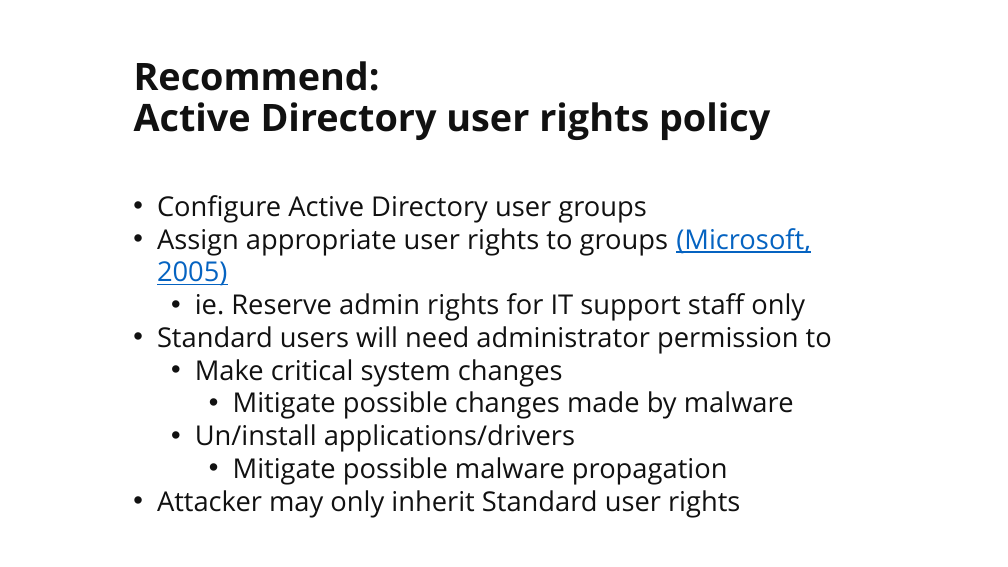
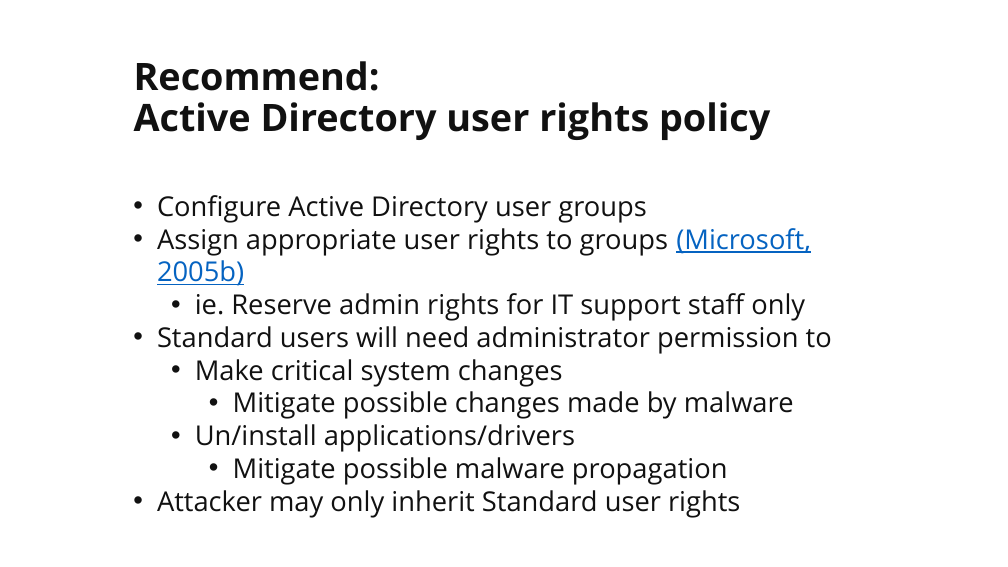
Before and after one commit to martymcflywa/ecu, a slide deck: slide 26 of year_1/sem_2/CSI1101_computer_security/0b_assignment_2_[22MAY15_0900]/dev/CSI1101_PONCE_A2_v02.pptx. Drawn at 1008x567 pixels with LibreOffice and Linux fonts; fonts in the diff are those of the drawing. Boxes give left, top, right and bottom in pixels: in the first picture for what was removed or moved away, otherwise in the second. Text is boxed around its words. In the diff, an @@ line names an element or a change of style, - is before the commit and + after.

```diff
--- a/year_1/sem_2/CSI1101_computer_security/0b_assignment_2_[22MAY15_0900]/dev/CSI1101_PONCE_A2_v02.pptx
+++ b/year_1/sem_2/CSI1101_computer_security/0b_assignment_2_[22MAY15_0900]/dev/CSI1101_PONCE_A2_v02.pptx
@@ text at [157,228,811,286]: text changed @@
-• Assign appropriate user rights to groups (Microsoft, 2005)
+• Assign appropriate user rights to groups (Microsoft, 2005b)
```
Also in this commit, not shown: 4 other slides changed.
